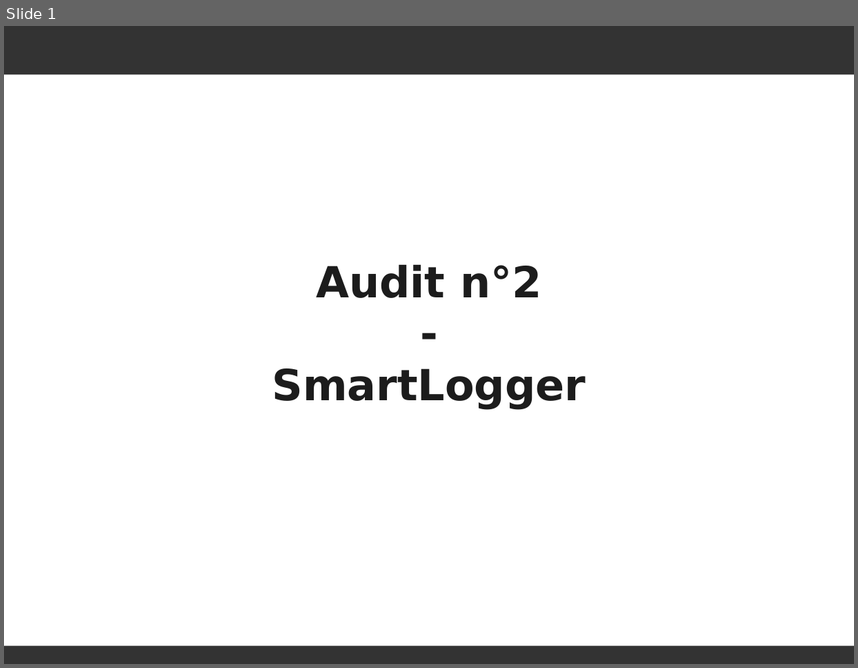
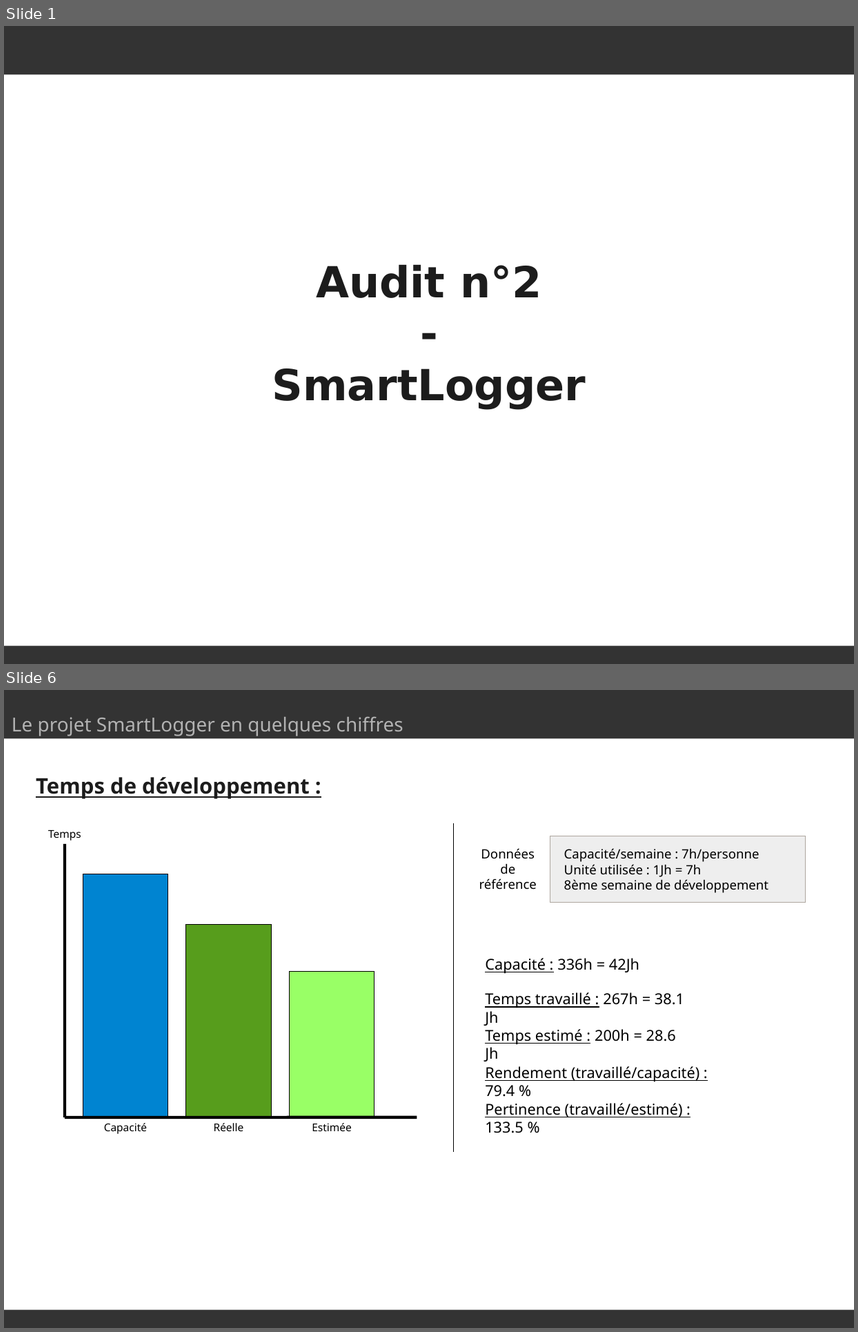
Before and after one commit to SmartLoggerManagement/SmartLogger, a slide deck: Soutenances/audit.odp. Shown one above the other, each under a label of ours: slide 1 before the commit, slides 1 and 6 after it; the slides between them are not shown. The pictures are 858x668 and 858x1332 pixels, drawn with LibreOffice and Linux fonts; fonts in the diff are those of the drawing. Boxes give left, top, right and bottom in pixels: in the first picture for what was removed or moved away, otherwise in the second. Text is boxed around its words. In the diff, an @@ line names an element or a change of style, - is before the commit and + after.

```diff
--- a/Soutenances/audit.odp
+++ b/Soutenances/audit.odp
@@ slide 6 added at (4,690,854,1328), background #FFFFFF @@
@@ rectangle added at (4,690,854,738), fill #333333 @@
@@ text added at (12,716,404,736), 18 pt, text #B2B2B2 @@
+Le projet SmartLogger en quelques chiffres
@@ text added at (36,777,310,799), 20 pt, text #1C1C1C, bold, underline @@
+Temps de développement :
@@ text added at (48,830,81,840), 10 pt, text #000000 @@
+Temps
@@ line added from (454, 823) to (454, 1152), #000000 0 pt @@
@@ line added from (65, 843) to (65, 1117), #000000 2.83 pt @@
@@ text added at (479,848,537,889), 12 pt, text #000000 @@
+Données
+de
+référence
@@ rectangle added at (551,836,806,902), fill #EEEEEE, outline #AEA79F 0 pt @@
@@ text added at (564,848,769,893), 12 pt, text #000000 @@
+Capacité/semaine : 7h/personne
+Unité utilisée : 1Jh = 7h
+8ème semaine de développement
@@ rectangle added at (83,874,168,1117), fill #0084D1, outline #000000 0 pt @@
@@ rectangle added at (83,887,168,1117), fill #729FCF, outline #3465A4 0 pt @@
@@ rectangle added at (186,925,271,1117), fill #579D1C, outline #000000 0 pt @@
@@ text added at (485,958,639,974), 14 pt, text #000000, underline @@
+Capacité : 336h = 42Jh
@@ rectangle added at (290,972,375,1117), fill #99FF66, outline #000000 0 pt @@
@@ text added at (485,992,684,1025), 14 pt, text #000000, underline @@
+Temps travaillé : 267h = 38.1 Jh
@@ text added at (485,1029,676,1061), 14 pt, text #000000, underline @@
+Temps estimé : 200h = 28.6 Jh
@@ text added at (485,1066,700,1096), 14 pt, text #000000, underline @@
+Rendement (travaillé/capacité) : 79.4 %
@@ text added at (485,1103,683,1133), 14 pt, text #000000, underline @@
+Pertinence (travaillé/estimé) : 133.5 %
@@ line added from (417, 1117) to (65, 1117), #000000 2.83 pt @@
@@ text added at (104,1123,147,1134), 10 pt, text #000000 @@
+Capacité
@@ text added at (214,1123,244,1131), 10 pt, text #000000 @@
+Réelle
@@ text added at (312,1123,351,1131), 10 pt, text #000000 @@
+Estimée
@@ rectangle added at (4,1310,854,1328), fill #333333 @@
```
Also in this commit, not shown: 1 slide changed, 4 other slides added, 2 slides removed, 13 other files.
